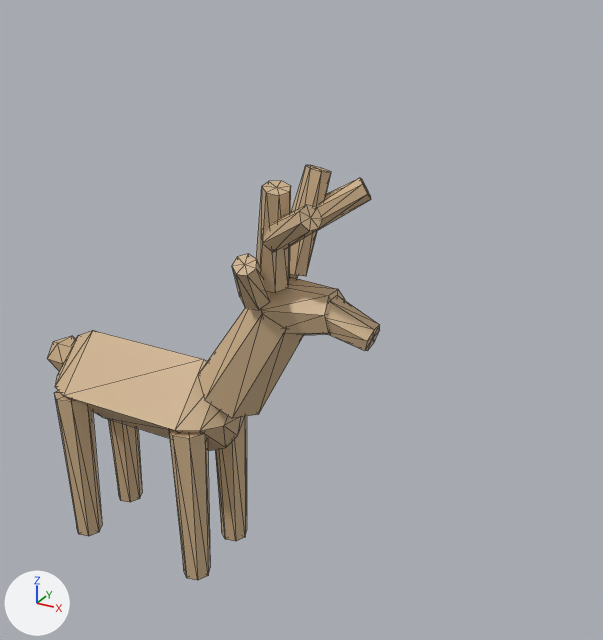
Two versions of the glTF model public/studio/v2.15.0/d_deer/model.glb, one commit apart.
Rendered twice from a 50 mm camera at (4.25, -4.99, 4.98) aimed at (1.35, 0.28, 2.34). Lighting does not change. The marker at lower left points along +X, +Y and +Z. The older version comes first. Mesh edges are drawn as thin lines. Where no turn or scale is listed for an object, it has been applied to the vertices.

In view in the first picture: 'part0', 'part1', 'part10', 'part11', 'part12', 'part13', 'part14', 'part2', 'part3', 'part4', 'part5', 'part6', 'part7', 'part8', 'part9'.
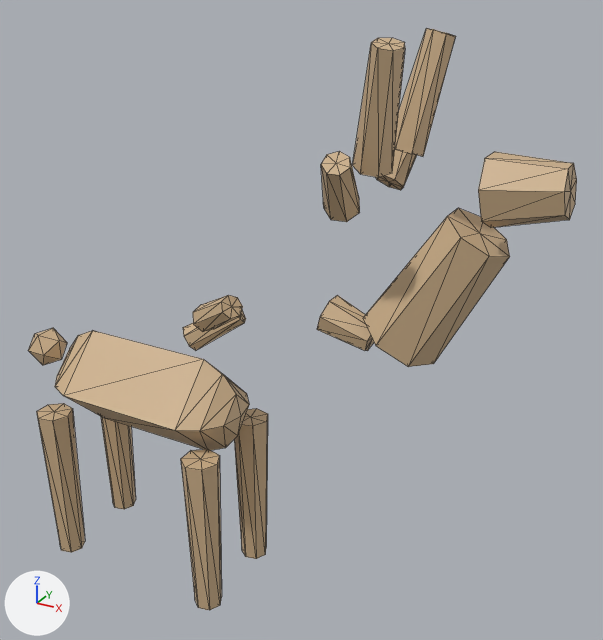
Location of each change, [x1, y1, x2, y2] in pixels of the pictures (603 x 640 px):
'part1', moved
    before: [198, 308, 304, 418]
    after: [363, 208, 510, 367]
'part2', moved
    before: [261, 277, 345, 335]
    after: [478, 152, 577, 228]
'part7', moved
    before: [256, 181, 291, 293]
    after: [353, 38, 405, 177]
'part14', moved
    before: [55, 391, 102, 536]
    after: [37, 403, 85, 552]
'part12', moved
    before: [169, 430, 210, 580]
    after: [181, 449, 222, 610]
'part6', moved
    before: [289, 165, 331, 276]
    after: [395, 28, 456, 156]
'part11', moved
    before: [215, 416, 247, 541]
    after: [234, 408, 268, 559]
'part5', moved
    before: [232, 254, 270, 310]
    after: [321, 151, 360, 222]
'part9', moved
    before: [262, 205, 323, 252]
    after: [193, 295, 243, 332]
'part13', moved
    before: [108, 419, 142, 502]
    after: [101, 417, 136, 509]
'part8', moved
    before: [317, 178, 371, 231]
    after: [183, 310, 246, 350]
'part10', moved
    before: [47, 336, 76, 371]
    after: [28, 328, 67, 365]
'part4', moved (mostly hidden before)
    before: [289, 274, 298, 278]
    after: [376, 149, 417, 190]

The change, as a list of edits to the scene's bpy script:
```text
Change me_geometry_1:
    remove me_geometry_1.from_pydata(...)  # 16 vertices, 28 faces; spans x 0.618..1.556, y -0.292..0.292, z 1.565..2.662
    add me_geometry_1.from_pydata(...)  # 16 vertices, 28 faces; spans x 2.056..2.993, y -0.292..0.292, z 2.369..3.465
    me_geometry_1 part 1: the whole mesh is moved by (1.438, 0.0, 0.803)
Change me_geometry_2:
    remove me_geometry_2.from_pydata(...)  # 16 vertices, 28 faces; spans x 1.278..1.798, y -0.234..0.234, z 2.311..2.765
    add me_geometry_2.from_pydata(...)  # 16 vertices, 28 faces; spans x 2.807..3.327, y -0.234..0.234, z 3.399..3.852
    me_geometry_2 part 2: the whole mesh is moved by (1.53, 0.0, 1.087)
Change me_geometry_4:
    remove me_geometry_4.from_pydata(...)  # 16 vertices, 28 faces; spans x 1.111..1.388, y 0.088..0.511, z 2.61..3.076
    add me_geometry_4.from_pydata(...)  # 16 vertices, 28 faces; spans x 1.888..2.166, y 0.273..0.696, z 3.436..3.902
    me_geometry_4 part 3: the whole mesh is moved by (0.777, 0.185, 0.826)
Change me_geometry_5:
    remove me_geometry_5.from_pydata(...)  # 16 vertices, 28 faces; spans x 1.111..1.388, y -0.511..-0.088, z 2.61..3.076
    add me_geometry_5.from_pydata(...)  # 16 vertices, 28 faces; spans x 1.888..2.166, y -0.696..-0.273, z 3.436..3.902
    me_geometry_5 part 4: the whole mesh is moved by (0.777, -0.185, 0.826)
Change me_geometry_6:
    remove me_geometry_6.from_pydata(...)  # 16 vertices, 28 faces; spans x 1.224..1.578, y 0.017..0.396, z 2.765..3.575
    add me_geometry_6.from_pydata(...)  # 16 vertices, 28 faces; spans x 2.04..2.394, y 0.141..0.52, z 3.722..4.533
    me_geometry_6 part 5: the whole mesh is moved by (0.816, 0.125, 0.957)
Change me_geometry_7:
    remove me_geometry_7.from_pydata(...)  # 16 vertices, 28 faces; spans x 1.224..1.578, y -0.396..-0.017, z 2.765..3.575
    add me_geometry_7.from_pydata(...)  # 16 vertices, 28 faces; spans x 2.04..2.394, y -0.52..-0.141, z 3.722..4.533
    me_geometry_7 part 6: the whole mesh is moved by (0.816, -0.125, 0.957)
Change me_geometry_8:
    remove me_geometry_8.from_pydata(...)  # 16 vertices, 28 faces; spans x 1.352..1.853, y 0.147..0.504, z 3.094..3.498
    add me_geometry_8.from_pydata(...)  # 16 vertices, 28 faces; spans x 0.367..0.868, y -0.053..0.303, z 1.989..2.393
    me_geometry_8 part 7: the whole mesh is moved by (-0.985, -0.2, -1.105)
Change me_geometry_9:
    remove me_geometry_9.from_pydata(...)  # 16 vertices, 28 faces; spans x 1.352..1.853, y -0.504..-0.147, z 3.094..3.498
    add me_geometry_9.from_pydata(...)  # 16 vertices, 28 faces; spans x 0.62..1.12, y -0.355..0.001, z 2.272..2.677
    me_geometry_9 part 8: the whole mesh is moved by (-0.733, 0.149, -0.822)
Change me_geometry_10:
    remove me_geometry_10.from_pydata(...)  # 12 vertices, 20 faces; spans x -1.093..-0.787, y -0.153..0.153, z 1.467..1.773
    add me_geometry_10.from_pydata(...)  # 12 vertices, 20 faces; spans x -1.321..-1.015, y -0.153..0.153, z 1.496..1.802
    me_geometry_10 part 9: the whole mesh is moved by (-0.228, 0.0, 0.029)
Change me_geometry_11:
    remove me_geometry_11.from_pydata(...)  # 16 vertices, 28 faces; spans x 0.476..0.78, y 0.144..0.456, z 0.0..1.45
    add me_geometry_11.from_pydata(...)  # 16 vertices, 28 faces; spans x 0.642..0.946, y 0.224..0.536, z -0.195..1.255
    me_geometry_11 part 10: the whole mesh is moved by (0.166, 0.08, -0.195)
Change me_geometry_12:
    remove me_geometry_12.from_pydata(...)  # 16 vertices, 28 faces; spans x 0.476..0.78, y -0.456..-0.144, z 0.0..1.45
    add me_geometry_12.from_pydata(...)  # 16 vertices, 28 faces; spans x 0.642..0.946, y -0.536..-0.224, z -0.195..1.255
    me_geometry_12 part 11: the whole mesh is moved by (0.166, -0.08, -0.195)
Change me_geometry_13:
    remove me_geometry_13.from_pydata(...)  # 16 vertices, 28 faces; spans x -0.764..-0.46, y 0.144..0.456, z 0.0..1.45
    add me_geometry_13.from_pydata(...)  # 16 vertices, 28 faces; spans x -0.93..-0.626, y 0.224..0.536, z -0.195..1.255
    me_geometry_13 part 12: the whole mesh is moved by (-0.166, 0.08, -0.195)
Change me_geometry_14:
    remove me_geometry_14.from_pydata(...)  # 16 vertices, 28 faces; spans x -0.764..-0.46, y -0.456..-0.144, z 0.0..1.45
    add me_geometry_14.from_pydata(...)  # 16 vertices, 28 faces; spans x -0.93..-0.626, y -0.536..-0.224, z -0.195..1.255
    me_geometry_14 part 13: the whole mesh is moved by (-0.166, -0.08, -0.195)
```
